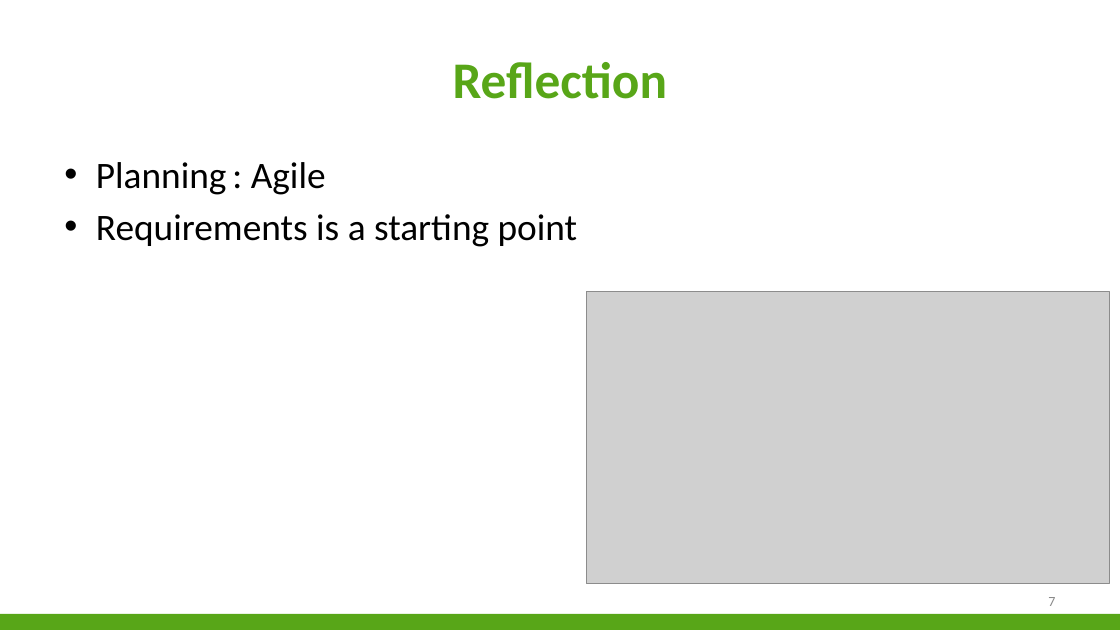
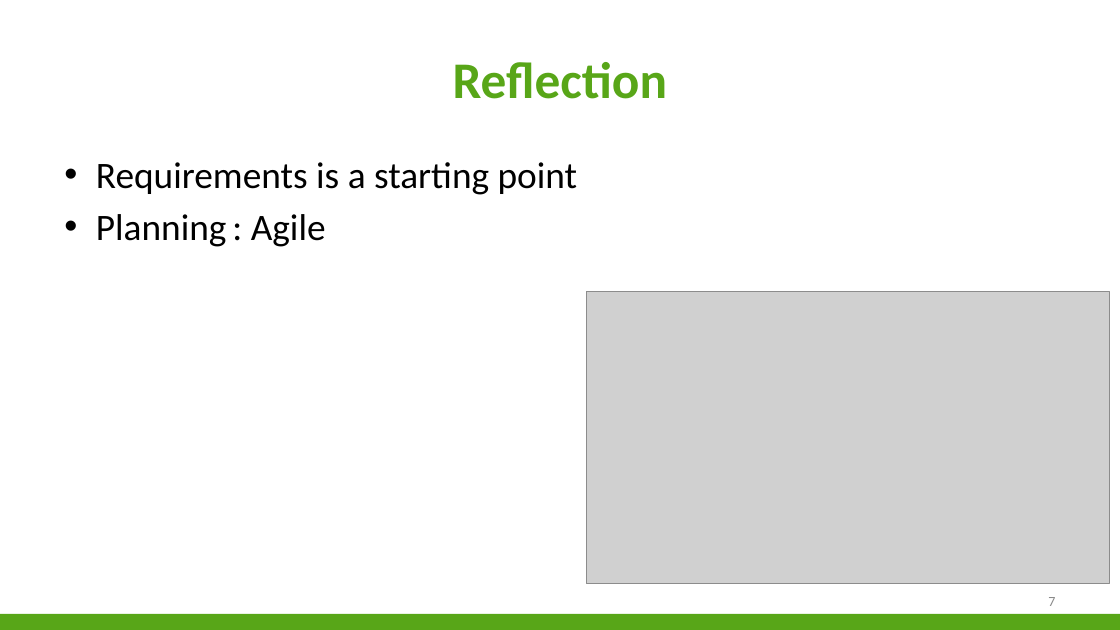
Before and after one commit to niekvandael/iTalent, a slide deck: slide 7 of italent/documents/english/EnglishPresentation.pptx. Drawn at 1120x630 pixels with LibreOffice and Linux fonts; fonts in the diff are those of the drawing; grey boxes stand for pictures; background and template pictures are left out. Boxes give left, top, right and bottom in pixels: in the first picture for what was removed or moved away, otherwise in the second. Text is boxed around its words. In the diff, an @@ line names an element or a change of style, - is before the commit and + after.

Commit message:
79 - English presentation ( https://italent.cloudapp.net:9443/ccm/web/projects/iTalent#action=com.ibm.team.workitem.viewWorkItem&id=79 )

```diff
--- a/italent/documents/english/EnglishPresentation.pptx
+++ b/italent/documents/english/EnglishPresentation.pptx
@@ text at (x1=96, y1=162, x2=578, y2=195): paragraph added @@
+• Requirements is a starting point
@@ text at (x1=96, y1=214, x2=578, y2=247): paragraph removed @@
-• Requirements is a starting point
```
